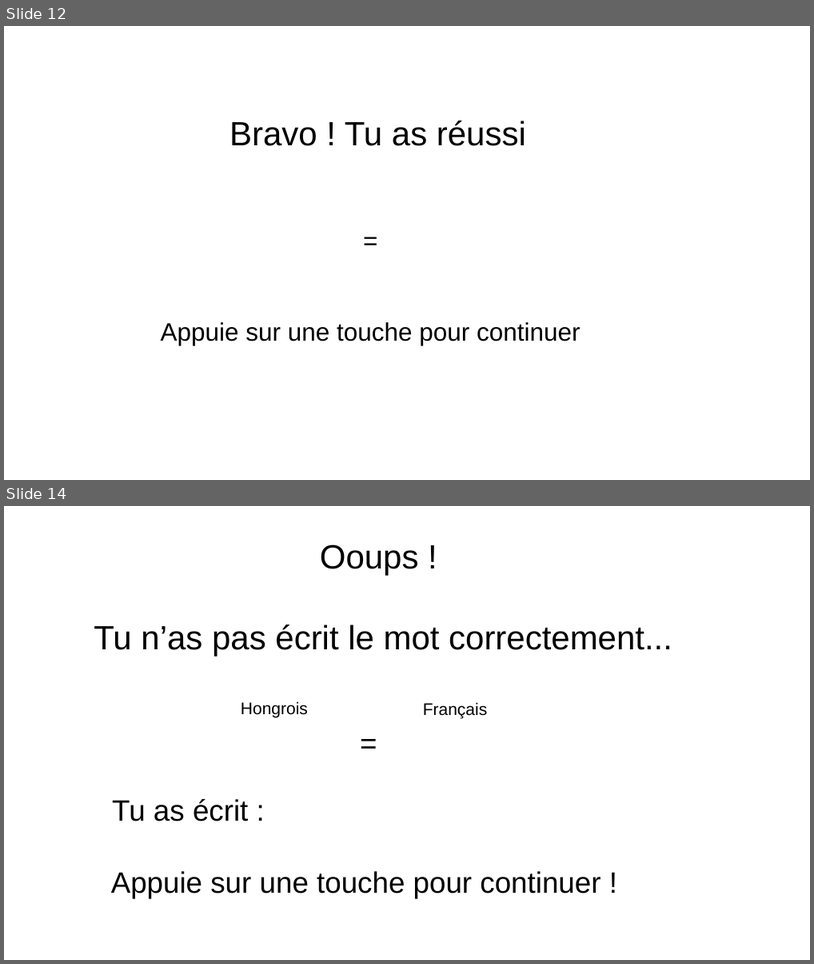
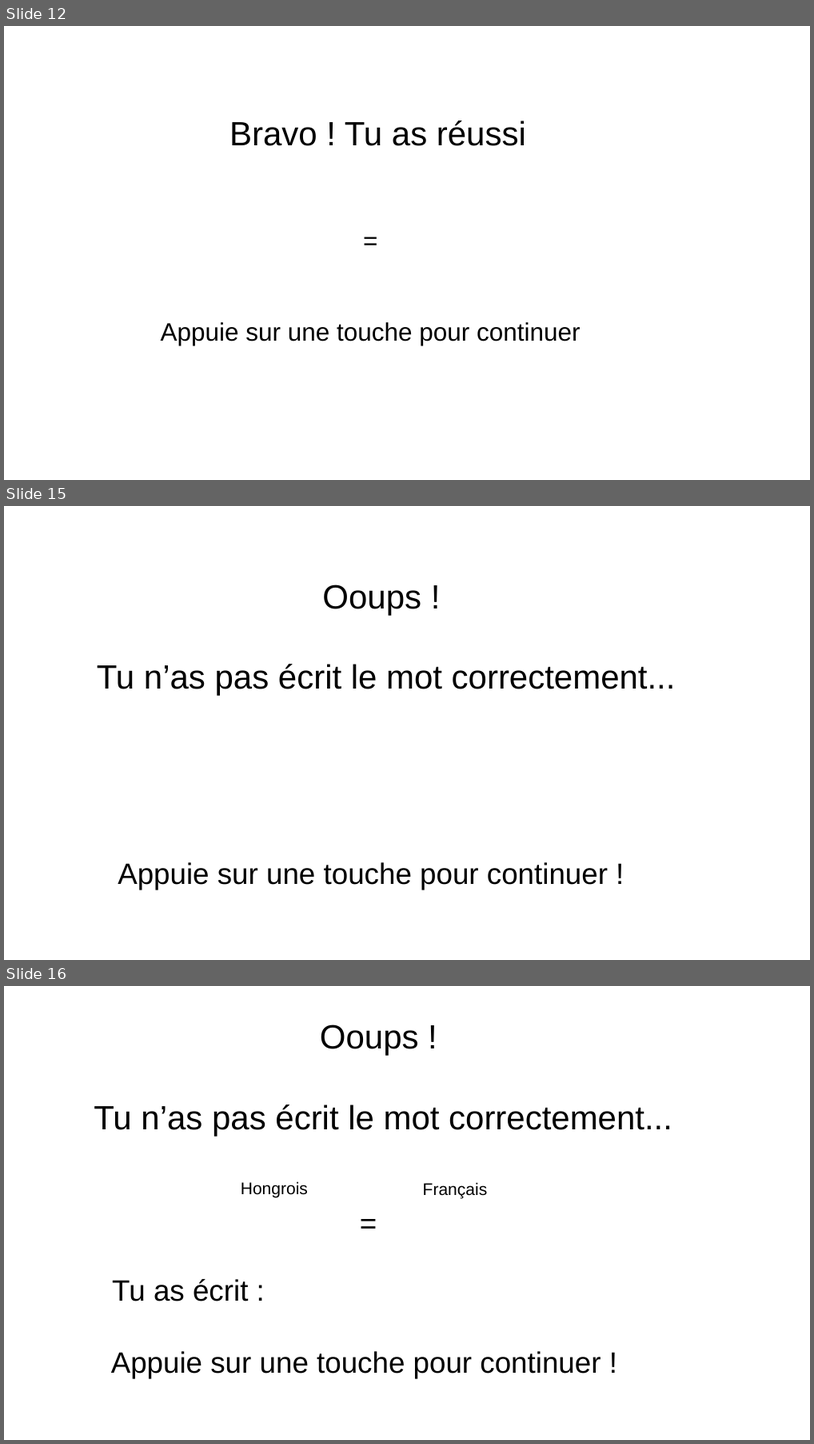
Before and after one commit to AlessandroCuozzo/Psycho, a slide deck: images/Images NEW.pptx. Shown one above the other, each under a label of ours: slides 12 and 14 before the commit, slides 12, 15 and 16 after it; the slides between them are not shown. The pictures are 814x964 and 814x1444 pixels, drawn with LibreOffice and Linux fonts; fonts in the diff are those of the drawing. Boxes give left, top, right and bottom in pixels: in the first picture for what was removed or moved away, otherwise in the second. Text is boxed around its words. In the diff, an @@ line names an element or a change of style, - is before the commit and + after.

Commit message:
correct feedback displaying when option is True or False

```diff
--- a/images/Images NEW.pptx
+++ b/images/Images NEW.pptx
@@ slide 15 added at bbox=[4, 506, 810, 960], background #FFFFFF @@
@@ text added at bbox=[97, 584, 676, 696], 40 pt, text #000000 @@
+Ooups !
+Tu n’as pas écrit le mot correctement...
@@ text added at bbox=[118, 862, 608, 890], 35 pt, text #000000 @@
+Appuie sur une touche pour continuer !
@@ what was slide 14 is now slide 16 @@
```
Also in this commit, not shown: 4 slides changed, 1 other slide added, 16 other files.
